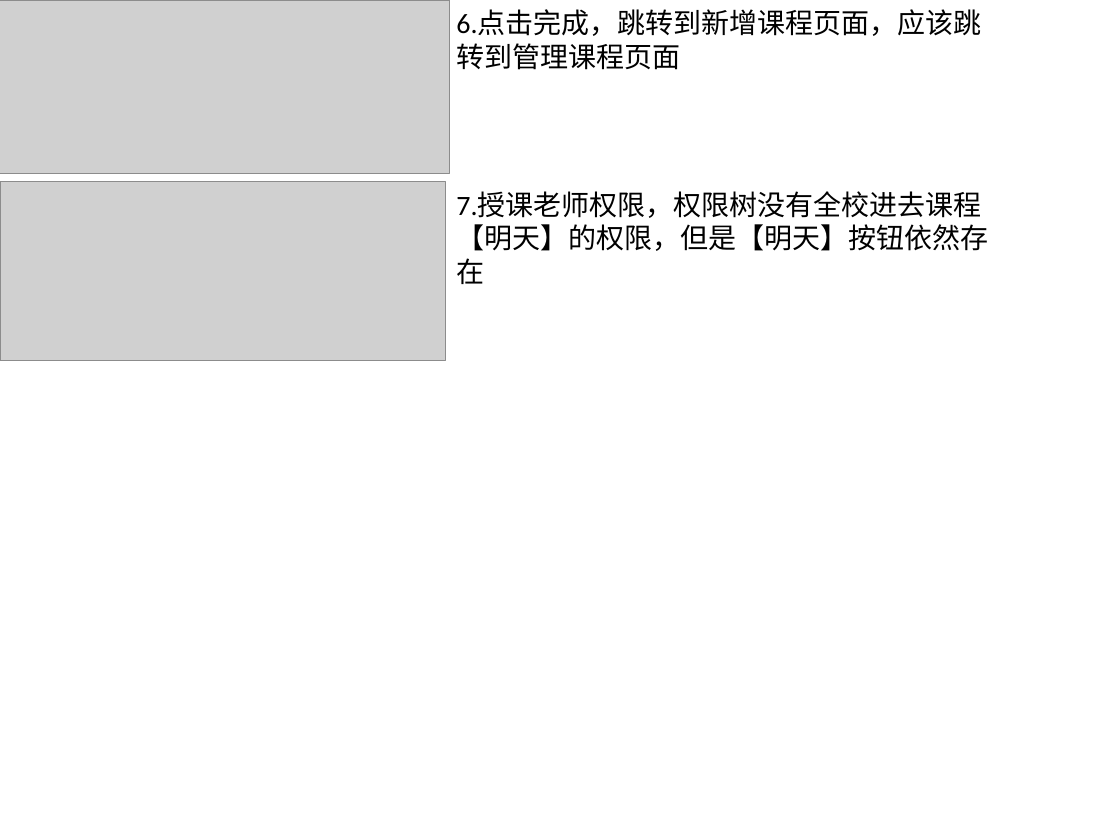
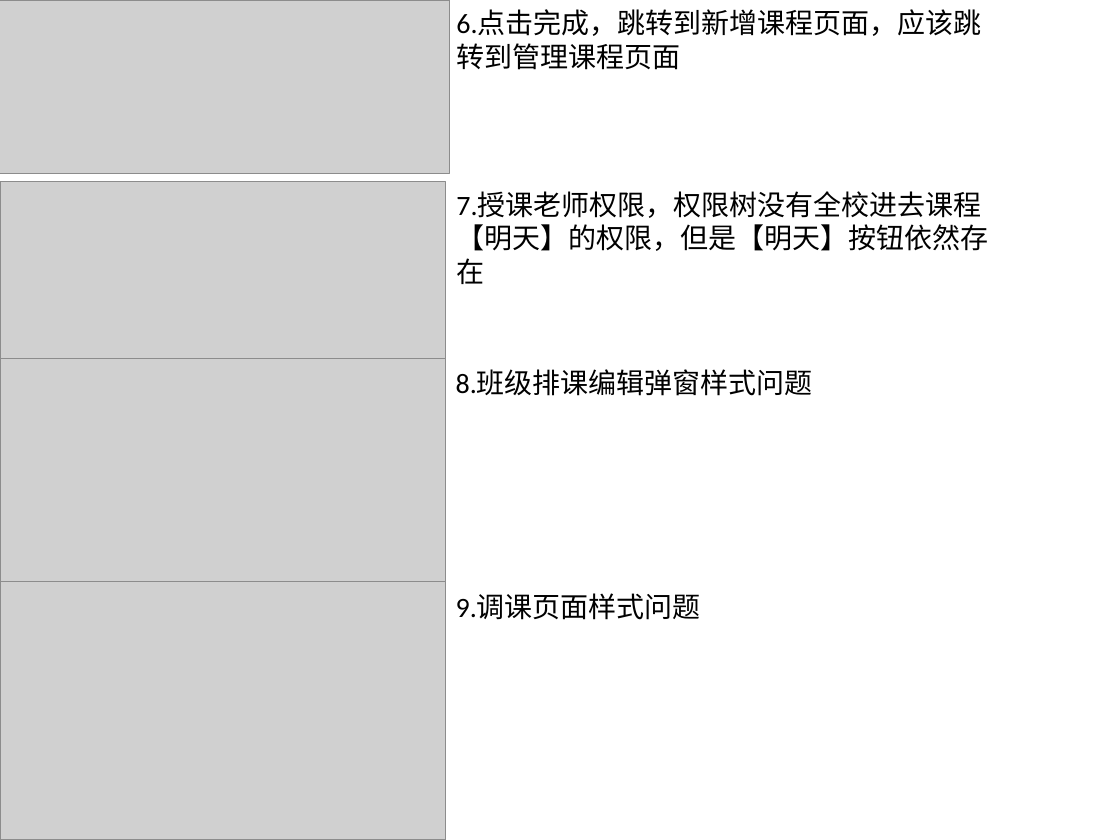
Before and after one commit to lieoluntan/sdpkRW, a slide deck: slide 2 of 个人测试任务表/0116测试问题/0116测试问题.pptx. Drawn at 1120x840 pixels with LibreOffice and Linux fonts; fonts in the diff are those of the drawing; grey boxes stand for pictures. Boxes give left, top, right and bottom in pixels: in the first picture for what was removed or moved away, otherwise in the second. Text is boxed around its words. In the diff, an @@ line names an element or a change of style, - is before the commit and + after.

```diff
--- a/个人测试任务表/0116测试问题/0116测试问题.pptx
+++ b/个人测试任务表/0116测试问题/0116测试问题.pptx
@@ picture added at (0,358,446,581) @@
@@ text added at (456,370,813,396), 18 pt, text #000000 @@
+8.班级排课编辑弹窗样式问题
@@ picture added at (0,581,446,840) @@
@@ text added at (456,594,701,620), 18 pt, text #000000 @@
+9.调课页面样式问题
```
Also in this commit, not shown: 1 slide added, 1 other file.
